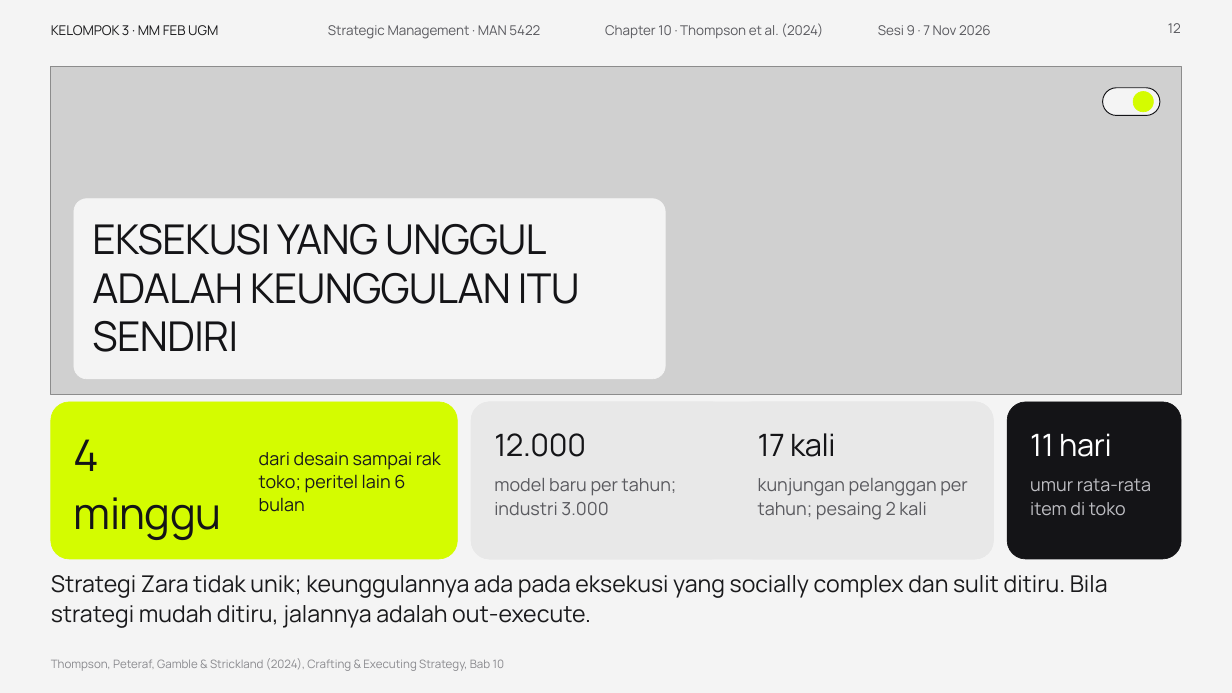
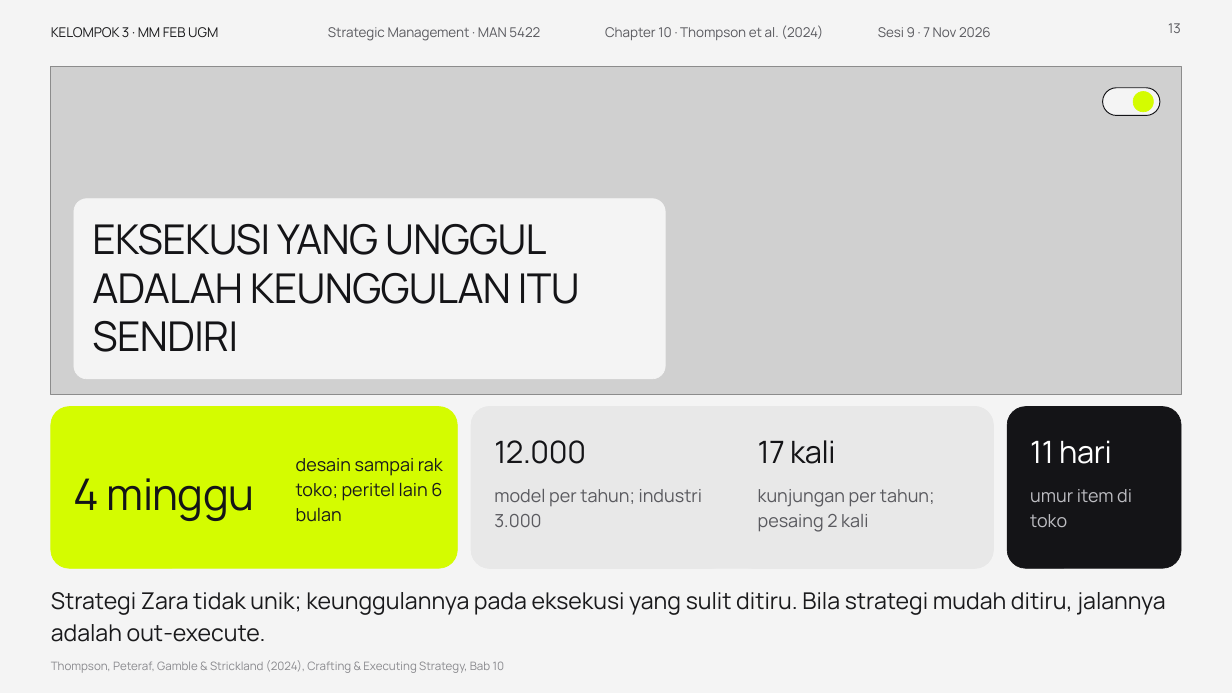
Before and after one commit to aslihabnuri/Dom-Manipulation, a slide deck: slide 13 of presentasi_ch10_kelompok3/SMJKT_Group 3_Aslih_Chapter 10 Strategy Execution.pptx (slide 12 before the commit). Drawn at 1232x693 pixels with LibreOffice and Linux fonts; fonts in the diff are those of the drawing; grey boxes stand for pictures; background and template pictures are left out. Boxes give left, top, right and bottom in pixels: in the first picture for what was removed or moved away, otherwise in the second. Text is boxed around its words. In the diff, an @@ line names an element or a change of style, - is before the commit and + after.

```diff
--- a/presentasi_ch10_kelompok3/SMJKT_Group 3_Aslih_Chapter 10 Strategy Execution.pptx
+++ b/presentasi_ch10_kelompok3/SMJKT_Group 3_Aslih_Chapter 10 Strategy Execution.pptx
@@ page number at [1168,23,1181,33]: text changed @@
-12
+13
@@ rounded rectangle: place and size @@
-rounded rectangle at [51,402,457,559]
+rounded rectangle at [51,407,457,568]
@@ line spacing 1.1 to 1.22 in 9 elements at [51,27,218,37], [328,27,540,41], [605,25,823,40], [878,27,991,37], [51,660,505,673], [494,440,586,464], [758,440,836,464], [1030,440,1112,464], [74,478,254,521] @@
@@ rounded rectangle: place and size @@
-rounded rectangle at [471,402,994,559]
+rounded rectangle at [471,407,994,568]
@@ rounded rectangle: place and size @@
-rounded rectangle at [471,402,730,559]
+rounded rectangle at [471,407,730,568]
@@ rounded rectangle: place and size @@
-rounded rectangle at [735,402,994,559]
+rounded rectangle at [735,407,994,568]
@@ proportions changed in 5 elements at [471,407,994,568], [51,407,457,568], [471,407,730,568], [735,407,994,568], [1007,407,1181,568] @@
@@ rounded rectangle: place and size @@
-rounded rectangle at [1007,402,1181,559]
+rounded rectangle at [1007,407,1181,568]
@@ text at [296,458,443,522]: text changed @@
-dari desain sampai rak toko; peritel lain 6 bulan
+desain sampai rak toko; peritel lain 6 bulan
@@ text at [494,489,702,527]: text changed @@
-model baru per tahun; industri 3.000
+model per tahun; industri 3.000
@@ text at [758,489,935,532]: text changed @@
-kunjungan pelanggan per tahun; pesaing 2 kali
+kunjungan per tahun; pesaing 2 kali
@@ text at [1030,489,1132,527]: text changed @@
-umur rata-rata item di toko
+umur item di toko
@@ text at [51,592,1165,642]: text changed @@
-Strategi Zara tidak unik; keunggulannya ada pada eksekusi yang socially complex dan sulit ditiru. Bila strategi mudah ditiru, jalannya adalah out-execute.
+Strategi Zara tidak unik; keunggulannya pada eksekusi yang sulit ditiru. Bila strategi mudah ditiru, jalannya adalah out-execute.
```
Also in this commit, not shown: 17 other slides changed, 1 slide added, 3 other files.
